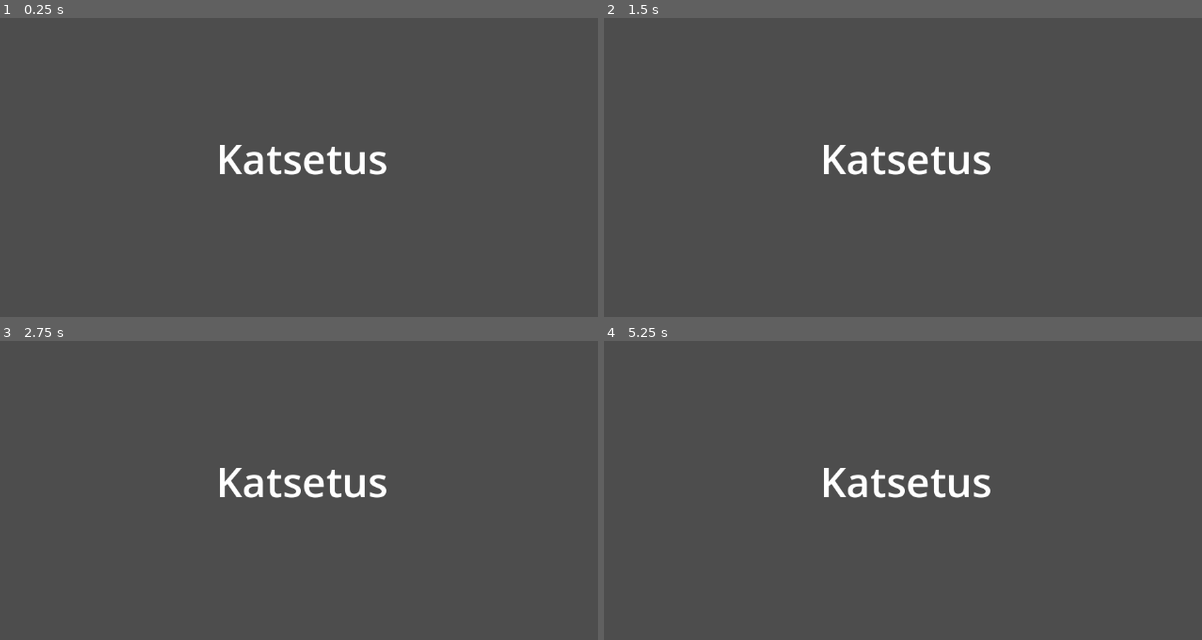
Above: before the commit, frames 1-4 (two rows, left to right).
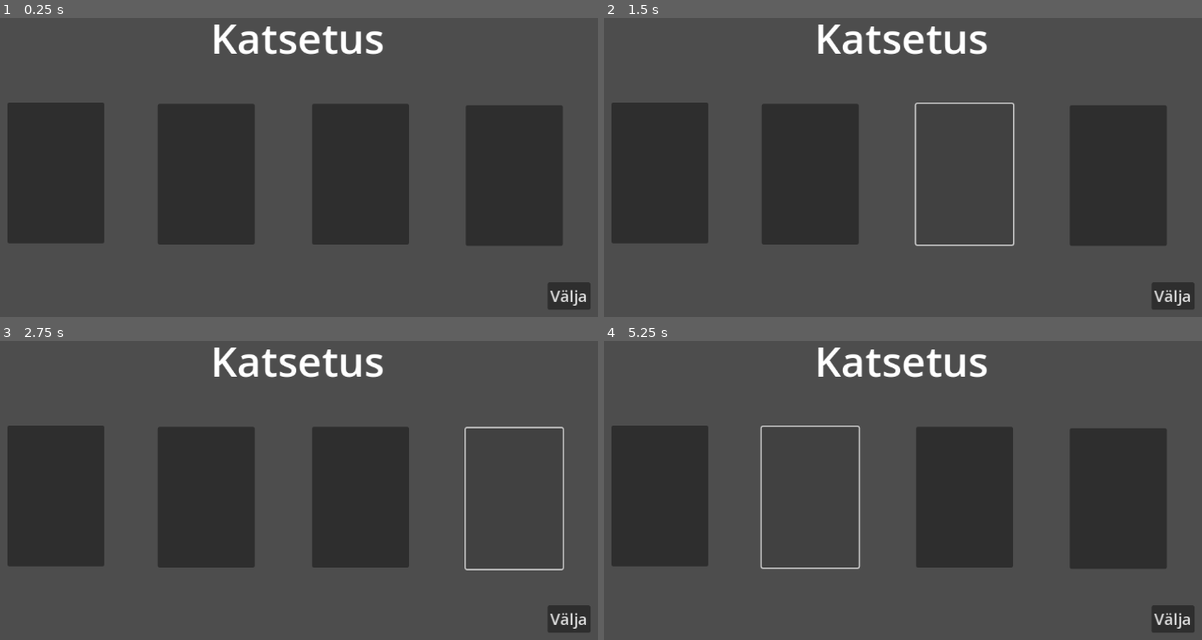
Above: after the commit, the same moments.

Repository: TLUHK-Portfolio/Mina-Tean
Game: Godot game, scene res://main.tscn
The game is run twice, just before and just after one commit, with the same random seed, the same clock (stepped at 60 frames per second) and the same inputs.
Inputs (mouse positions are in pixels of both pictures, inside the frame that each line leads up to):
- Up to frame 1 (0.25 s): no input
- Up to frame 2 (1.5 s): click (807, 173) at 0.52 s; click (962, 173) at 1.27 s
- Up to frame 3 (2.75 s): click (514, 499) at 2.02 s
- Up to frame 4 (5.25 s): click (1172, 619) at 2.75 s, where only the run after the commit has a clickable "Välja"; click (657, 496) at 3.52 s; click (657, 496) at 4.27 s; click (807, 496) at 5.02 s

The runs differ from the first frame. In frame 1, 32% of the frame differs, in the area x 1-99%, y 2-98%; in frame 2, 26%; in frame 3, 25%; in frame 4, 26%.

Commit message:
Tasemete vahetus lisatud

Diff:
--- a/MathRynth/main.tscn
+++ b/MathRynth/main.tscn
@@ -1,15 +1,65 @@
-[gd_scene format=3 uid="uid://x3tavmxip6tp"]
+[gd_scene load_steps=2 format=3 uid="uid://x3tavmxip6tp"]
 
-[node name="Node2D" type="Node2D"]
+[ext_resource type="Script" path="res://main.gd" id="1_g5x4g"]
+
+[node name="main" type="Node2D"]
+scale = Vector2(1.01148, 1)
+script = ExtResource("1_g5x4g")
 
 [node name="Label" type="Label" parent="."]
-anchors_preset = -1
-offset_left = 412.0
-offset_top = 230.0
-offset_right = 677.0
-offset_bottom = 320.0
+offset_left = 399.0
+offset_top = 45.0
+offset_right = 664.0
+offset_bottom = 135.0
 size_flags_horizontal = 4
 theme_override_font_sizes/font_size = 63
 text = "Katsetus"
 horizontal_alignment = 1
 vertical_alignment = 1
+
+[node name="Level1" type="Button" parent="."]
+layout_direction = 1
+offset_left = 91.0
+offset_top = 189.0
+offset_right = 238.0
+offset_bottom = 405.0
+size_flags_horizontal = 4
+size_flags_vertical = 4
+
+[node name="Level2" type="Button" parent="."]
+layout_direction = 1
+offset_left = 319.0
+offset_top = 191.0
+offset_right = 466.0
+offset_bottom = 407.0
+size_flags_horizontal = 4
+size_flags_vertical = 4
+
+[node name="Level3" type="Button" parent="."]
+layout_direction = 1
+offset_left = 553.0
+offset_top = 191.0
+offset_right = 700.0
+offset_bottom = 407.0
+size_flags_horizontal = 4
+size_flags_vertical = 4
+
+[node name="Level4" type="Button" parent="."]
+layout_direction = 1
+offset_left = 786.0
+offset_top = 193.0
+offset_right = 933.0
+offset_bottom = 409.0
+size_flags_horizontal = 4
+size_flags_vertical = 4
+
+[node name="Exit" type="Button" parent="."]
+offset_left = 909.555
+offset_top = 465.0
+offset_right = 974.555
+offset_bottom = 507.0
+theme_override_font_sizes/font_size = 24
+text = "Välja"
+
+[connection signal="pressed" from="Level1" to="." method="_on_level1_pressed"]
+[connection signal="pressed" from="Exit" to="." method="_on_exit_pressed"]
